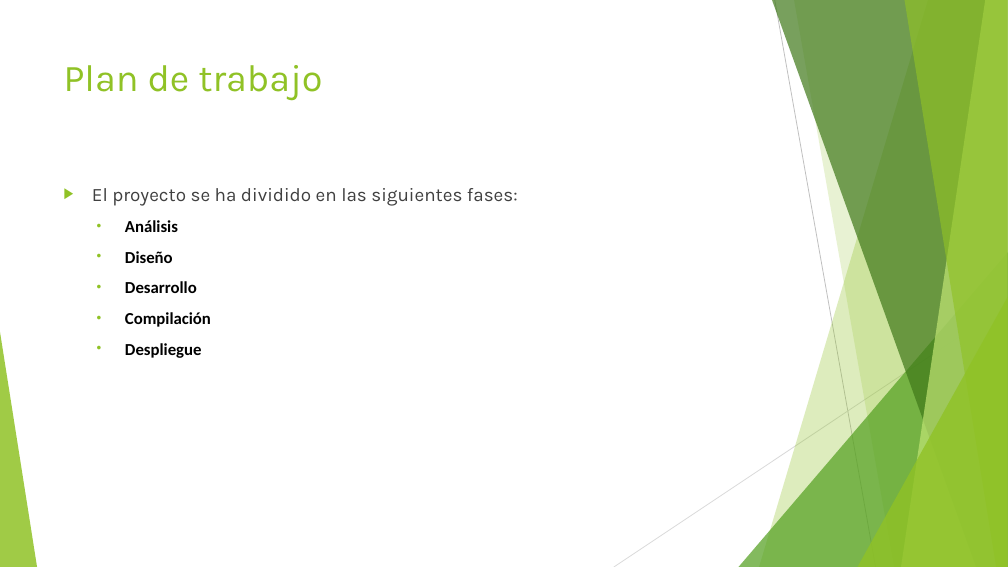
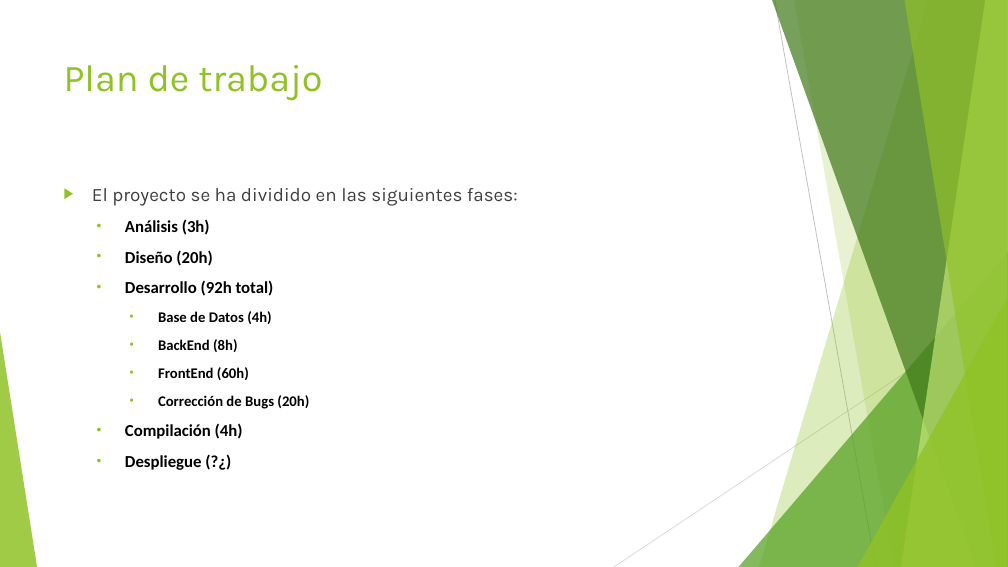
Before and after one commit to AlVelRap/dietario, a slide deck: slide 5 of Presentacion y memorias/Gestor de Dietas.pptx. Drawn at 1008x567 pixels with LibreOffice and Linux fonts; fonts in the diff are those of the drawing. Boxes give left, top, right and bottom in pixels: in the first picture for what was removed or moved away, otherwise in the second. Text is boxed around its words. In the diff, an @@ line names an element or a change of style, - is before the commit and + after.

```diff
--- a/Presentacion y memorias/Gestor de Dietas.pptx
+++ b/Presentacion y memorias/Gestor de Dietas.pptx
@@ text at [125,219,309,470]: text changed @@
-  • Análisis
-  • Diseño
-  • Desarrollo
-  • Compilación
-  • Despliegue
+  • Análisis (3h)
+  • Diseño (20h)
+  • Desarrollo (92h total)
+    • Base de Datos (4h)
+    • BackEnd (8h)
+    • FrontEnd (60h)
+    • Corrección de Bugs (20h)
+  • Compilación (4h)
+  • Despliegue (?¿)
```
Also in this commit, not shown: 5 other slides changed, 30 other files.
